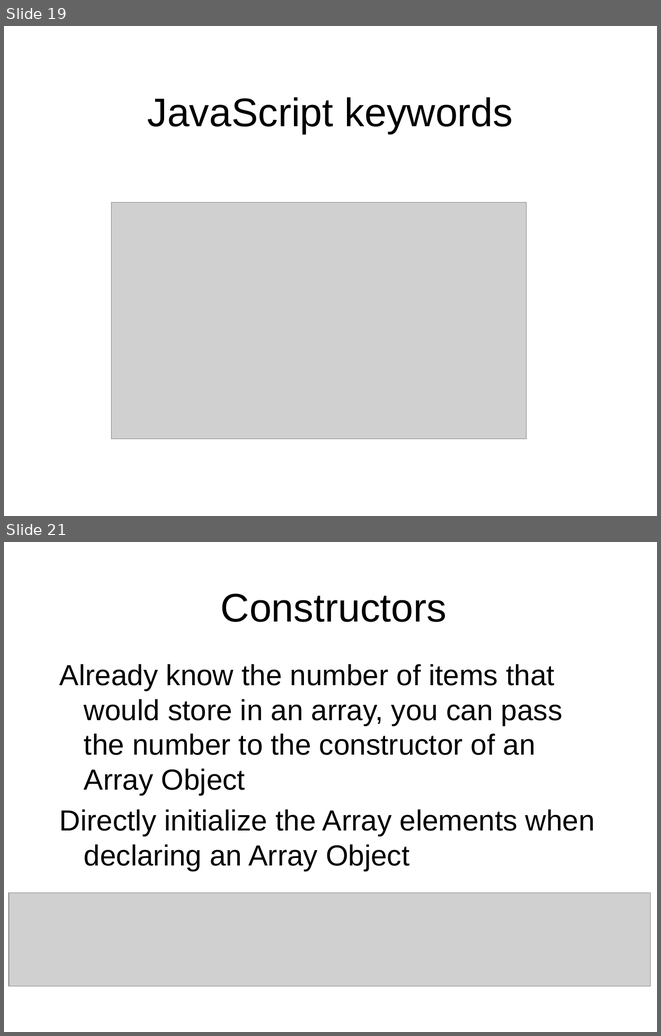
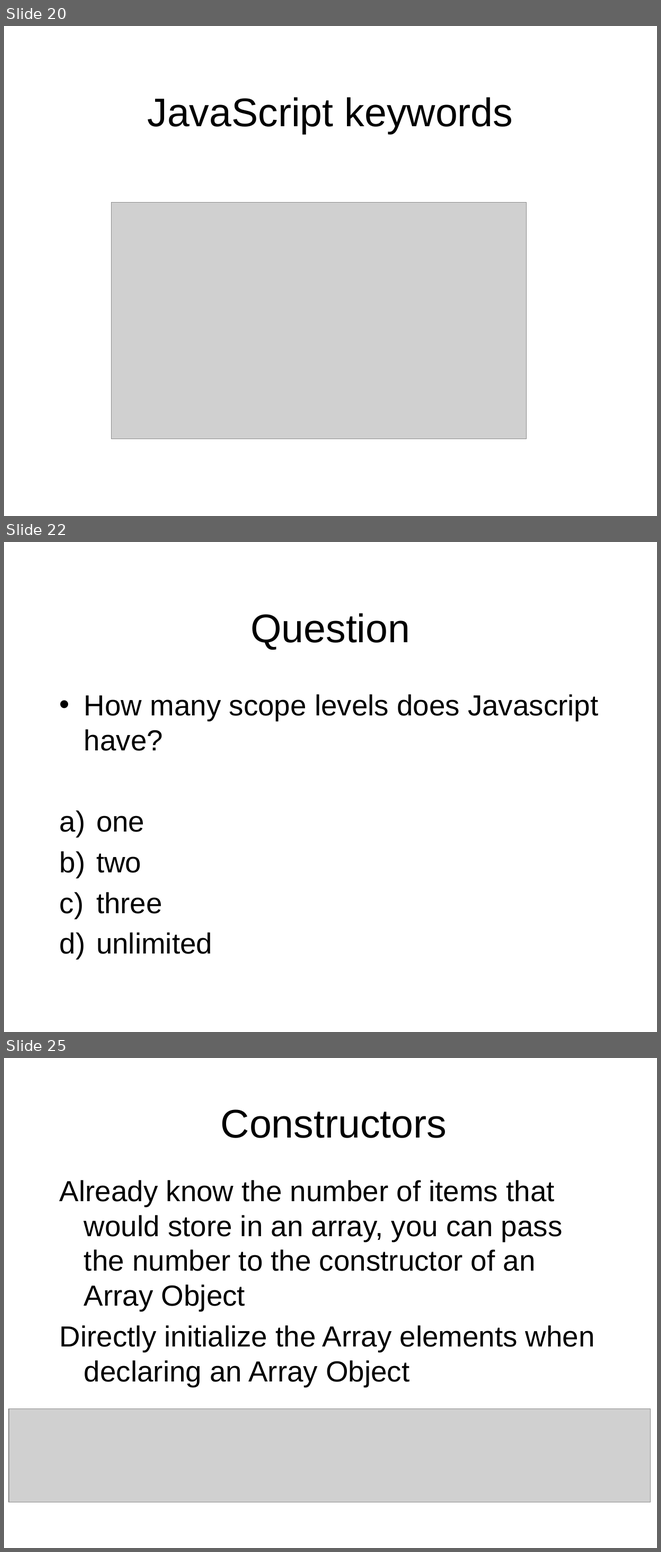
Before and after one commit to octaviordz/zjnu2017.github.io, a slide deck: WAD/lectures/100--Javascript.Syntax.pptx. Shown one above the other, each under a label of ours: slides 19 and 21 before the commit, slides 20, 22 and 25 after it; the slides between them are not shown. The pictures are 661x1036 and 661x1552 pixels, drawn with LibreOffice and Linux fonts; fonts in the diff are those of the drawing; grey boxes stand for pictures. Boxes give left, top, right and bottom in pixels: in the first picture for what was removed or moved away, otherwise in the second. Text is boxed around its words. In the diff, an @@ line names an element or a change of style, - is before the commit and + after.

Commit message:
Javascript.

```diff
--- a/WAD/lectures/100--Javascript.Syntax.pptx
+++ b/WAD/lectures/100--Javascript.Syntax.pptx
@@ slide 22 added at (4, 542, 657, 1032), background #FFFFFF @@
@@ title added at (250, 613, 410, 650), 44 pt, text #000000 @@
+Question
@@ text added at (84, 694, 598, 954), 32 pt, text #000000 @@
+• How many scope levels does Javascript have?
+a) one
+b) two
+c) three
+d) unlimited
@@ what was slide 19 is now slide 20 @@
@@ what was slide 21 is now slide 25 @@
```
Also in this commit, not shown: 11 slides changed, 5 other slides added, 2 slides removed.
